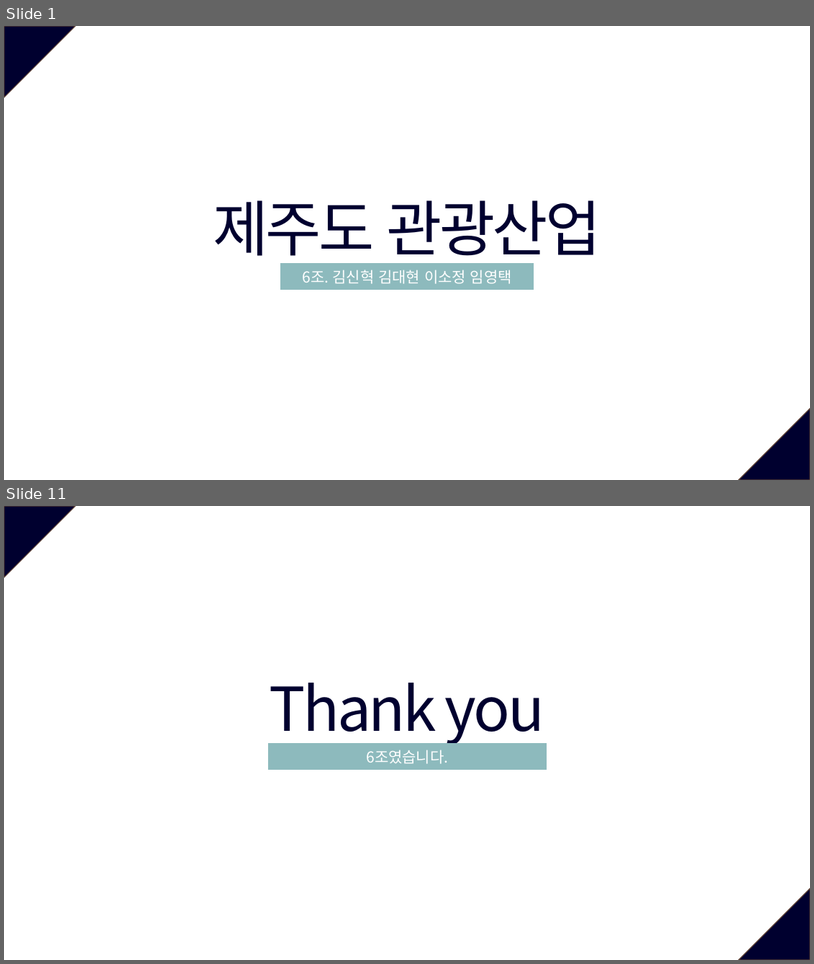
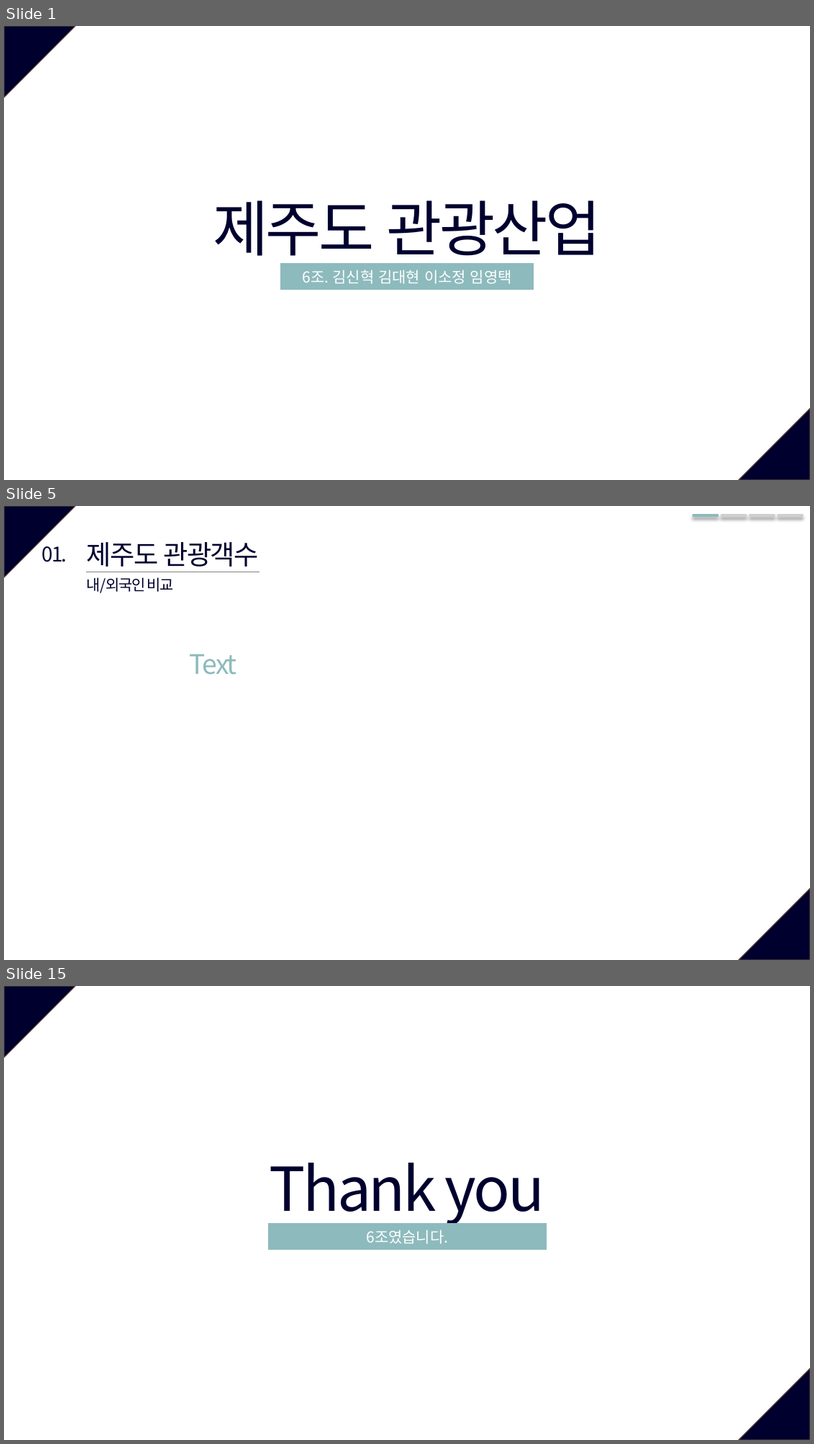
Before and after one commit to so-jeong0127/6-project, a slide deck: 6조_외부환경영향.pptx. Shown one above the other, each under a label of ours: slides 1 and 11 before the commit, slides 1, 5 and 15 after it; the slides between them are not shown. The pictures are 814x964 and 814x1444 pixels, drawn with LibreOffice and Linux fonts; fonts in the diff are those of the drawing. Boxes give left, top, right and bottom in pixels: in the first picture for what was removed or moved away, otherwise in the second. Text is boxed around its words. In the diff, an @@ line names an element or a change of style, - is before the commit and + after.

```diff
--- a/6조_외부환경영향.pptx
+++ b/6조_외부환경영향.pptx
@@ slide 5 added at <box>4,506,810,960</box>, background #FFFFFF; not listed: 2 template elements that a slide beside it also shows @@
@@ line added from (694, 515) to (718, 515), #8DBABD 3.5 pt @@
@@ line added from (722, 515) to (746, 515), #D0CECE 3.5 pt @@
@@ line added from (751, 515) to (774, 515), #D0CECE 3.5 pt @@
@@ line added from (779, 515) to (802, 515), #D0CECE 3.5 pt @@
@@ text added at <box>41,546,67,562</box>, 24 pt, text #00002F @@
+01.
@@ text added at <box>87,542,259,566</box>, 32 pt, text #00002F @@
+제주도 관광객수
@@ line added from (86, 572) to (260, 572), #808080 0.5 pt @@
@@ text added at <box>86,577,174,593</box>, 18 pt, text #00002F @@
+내/외국인 비교
@@ text added at <box>190,654,237,674</box>, 32 pt, text #8DBABD @@
+Text
@@ what was slide 11 is now slide 15 @@
```
Also in this commit, not shown: 9 slides changed, 3 other slides added.
